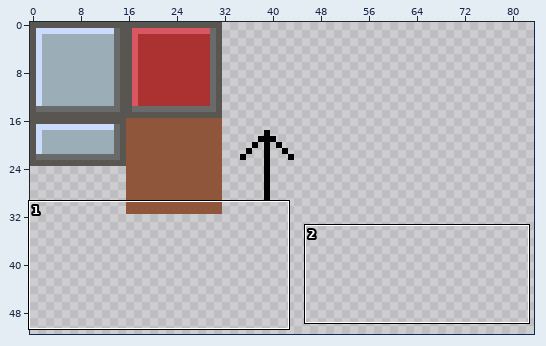
Pixel-art file: src/level/level.aseprite. Above: a wide view before the commit, with the close-up outlined.
Close-up. First the earlier version:
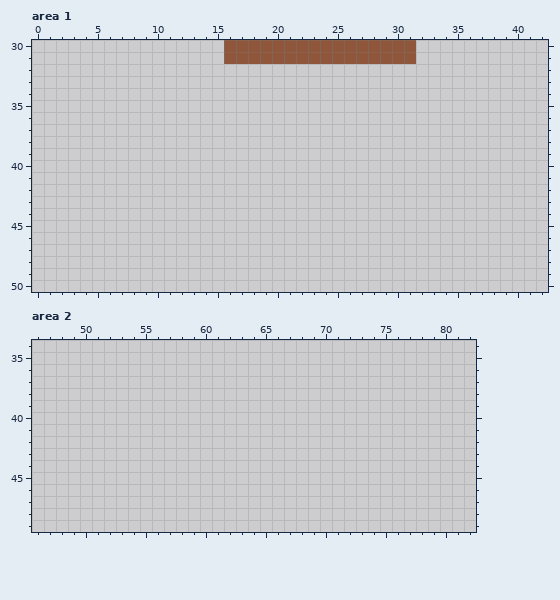
256x256 pixels, 1 frame. Shown: area 1: x 0..42, y 30..50; area 2: x 46..82, y 34..49. The wide view leaves out empty margins.
After:
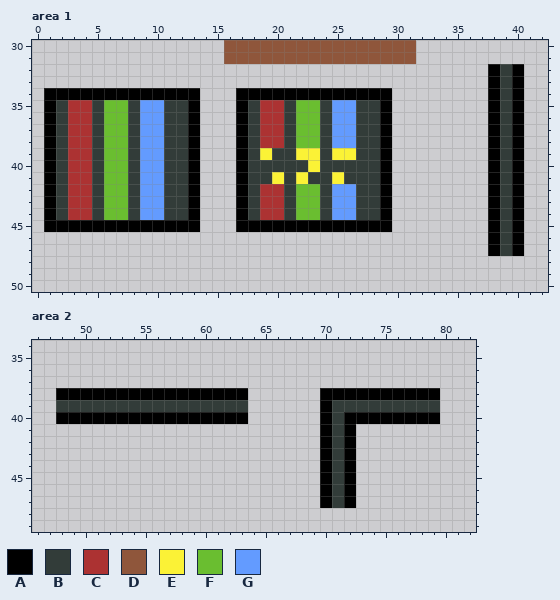
Palette (. is transparent): A #000000  B #323c39  C #ac3232  D #8f563b  E #fbf236  F #6abe30  G #639bff
Changes in this commit:
Area 1:
The edit adds colour A in rows 32 to 33 at x 38 and 40; in row 34 at x 1 to 13, 17 to 29, 38 and 40; in rows 35 to 44 at x 1, 13, 17, 29, 38 and 40; in row 45 at x 1 to 13, 17 to 29, 38 and 40; in rows 46 to 47 at x 38 and 40.
The edit adds colour B in rows 32 to 34 at x 39; in rows 35 to 38 at x 2, 5, 8, 11 to 12, 18, 21, 24, 27 to 28 and 39; in row 39 at x 2, 5, 8, 11 to 12, 18, 20 to 21, 24, 27 to 28 and 39; in row 40 at x 2, 5, 8, 11 to 12, 18 to 22, 24 to 28 and 39; in row 41 at x 2, 5, 8, 11 to 12, 18 to 19, 21, 23 to 24, 26 to 28 and 39; in rows 42 to 44 at x 2, 5, 8, 11 to 12, 18, 21, 24, 27 to 28 and 39.
The edit adds colour B in rows 45 to 47 at x 39.
The edit adds colour C in rows 35 to 38 at x 3 to 4 and 19 to 20; in rows 39 to 41 at x 3 to 4; in rows 42 to 44 at x 3 to 4 and 19 to 20.
The edit adds colour E in row 39 at x 19, 22 to 23 and 25 to 26; in row 40 at x 23; in row 41 at x 20, 22 and 25.
The edit adds colour F in rows 35 to 38 at x 6 to 7 and 22 to 23; in rows 39 to 41 at x 6 to 7; in rows 42 to 44 at x 6 to 7 and 22 to 23.
The edit adds colour G in rows 35 to 38 at x 9 to 10 and 25 to 26; in rows 39 to 41 at x 9 to 10; in rows 42 to 44 at x 9 to 10 and 25 to 26.
Area 2:
The edit adds colour A in row 38 at x 48 to 63 and 70 to 79; in row 39 at x 70; in row 40 at x 48 to 63, 70 and 72 to 79; in rows 41 to 47 at x 70 and 72.
The edit adds colour B in row 39 at x 48 to 63 and 71 to 79; in rows 40 to 47 at x 71.
Boxes around the changes in both close-ups, in picture pixels (x1, y1, x2, y2):
added: (488, 64, 524, 256)
added: (44, 88, 392, 232)
added: (56, 388, 248, 424)
added: (320, 388, 440, 508)
